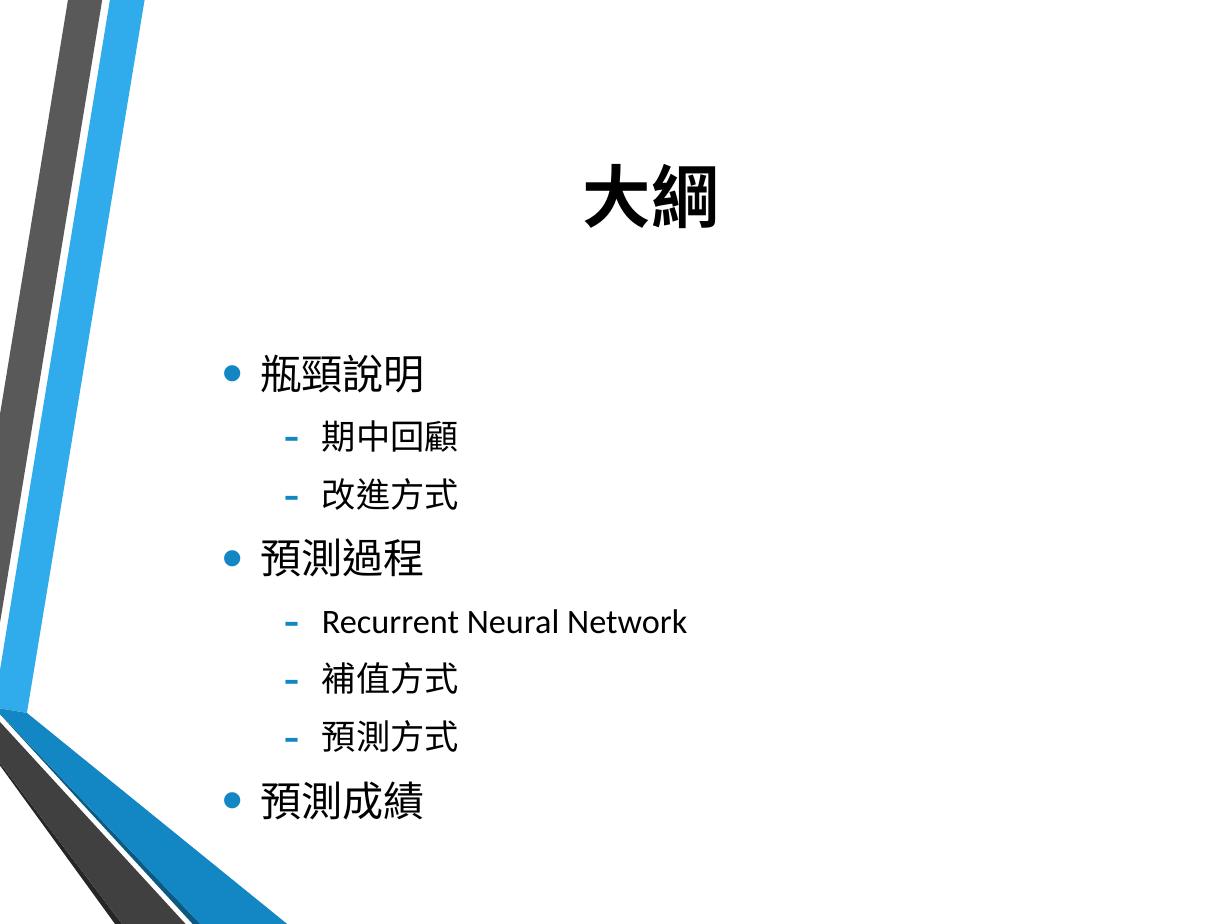
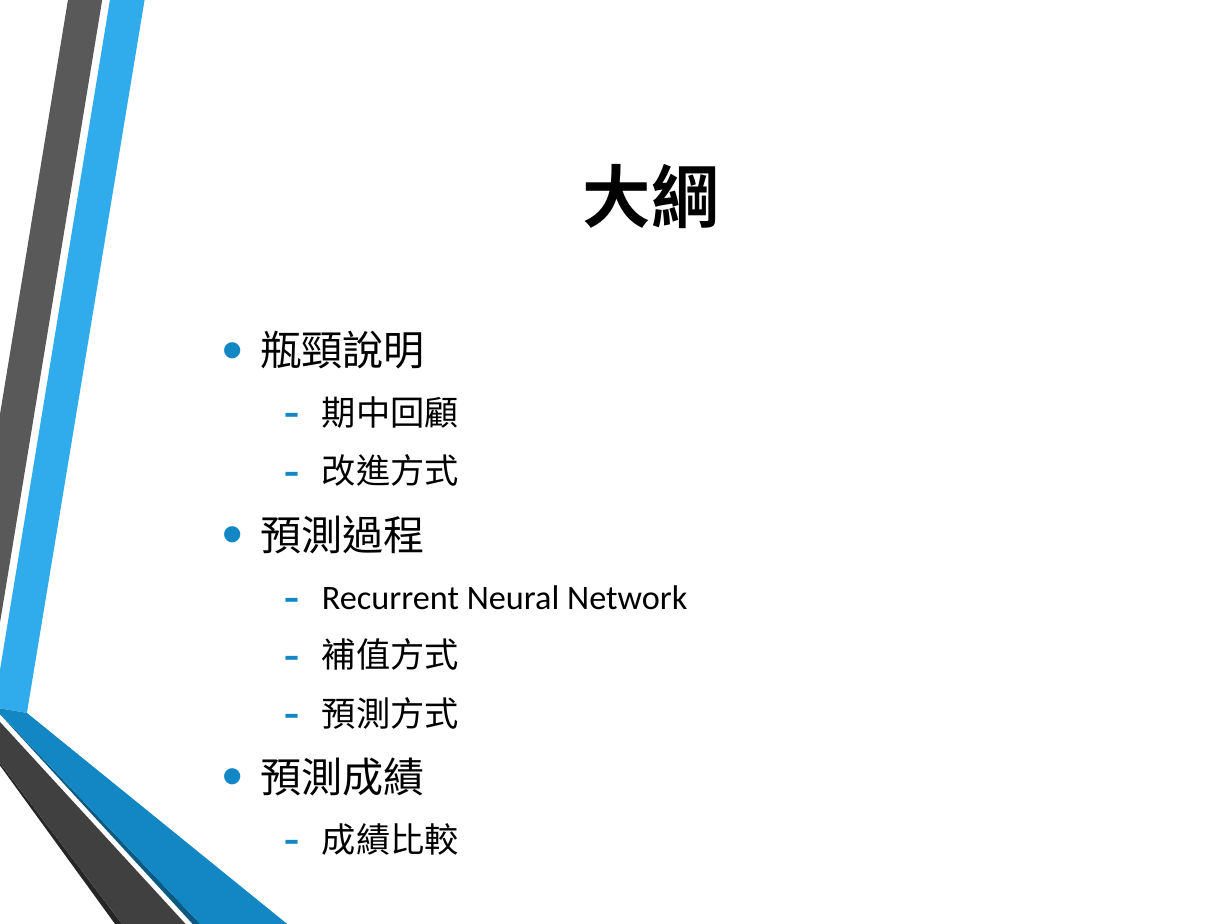
Before and after one commit to vincentHelloTK1/106-NN-homework2, a slide deck: slide 2 of B10230208/KDD期末成果報告.pptx. Drawn at 1232x924 pixels with LibreOffice and Linux fonts; fonts in the diff are those of the drawing; background and template pictures are left out. Boxes give left, top, right and bottom in pixels: in the first picture for what was removed or moved away, otherwise in the second. Text is boxed around its words. In the diff, an @@ line names an element or a change of style, - is before the commit and + after.

```diff
--- a/B10230208/KDD期末成果報告.pptx
+++ b/B10230208/KDD期末成果報告.pptx
@@ text at <box>322,823,459,855</box>: paragraph added @@
+  ‐ 成績比較
```
Also in this commit, not shown: 2 other slides changed, 1 slide added.
